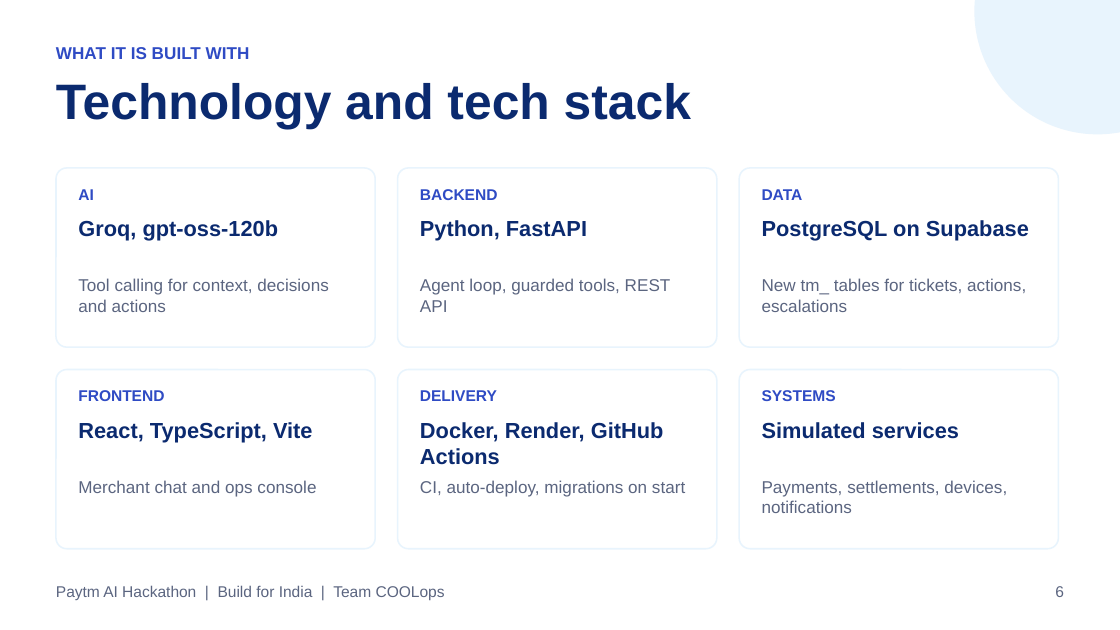
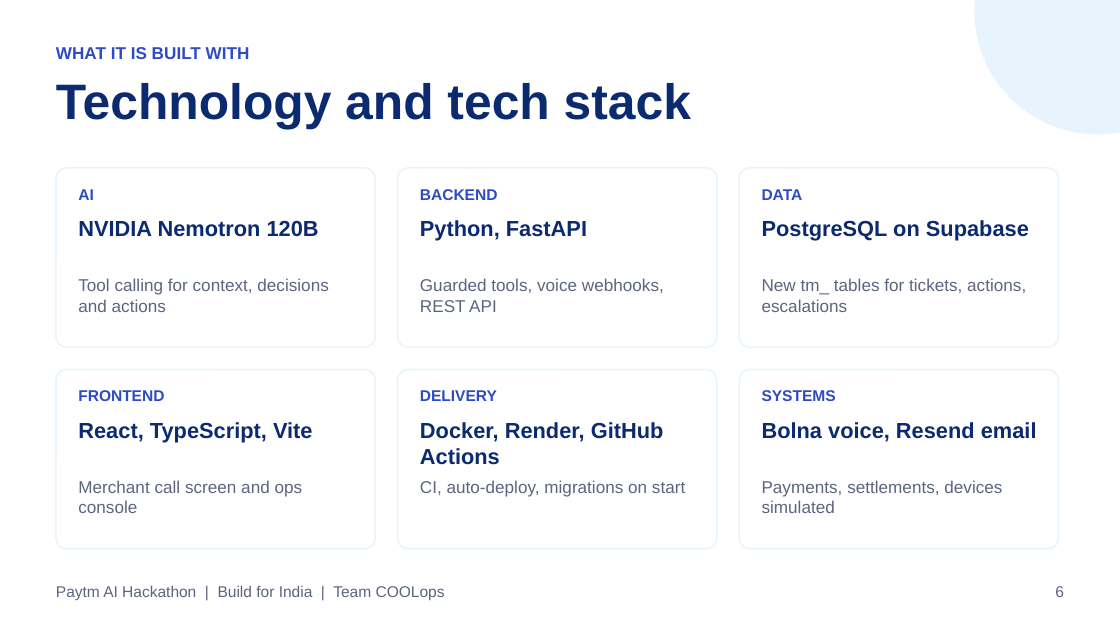
Before and after one commit to basudevghadai1999/paytm-ai-teammate, a slide deck: slide 6 of Paytm_AI_Teammate.pptx. Drawn at 1120x630 pixels with LibreOffice and Linux fonts; fonts in the diff are those of the drawing. Boxes give left, top, right and bottom in pixels: in the first picture for what was removed or moved away, otherwise in the second. Text is boxed around its words. In the diff, an @@ line names an element or a change of style, - is before the commit and + after.

```diff
--- a/Paytm_AI_Teammate.pptx
+++ b/Paytm_AI_Teammate.pptx
@@ text at box(78, 220, 319, 237): text changed @@
-Groq, gpt-oss-120b
+NVIDIA Nemotron 120B
@@ text at box(420, 278, 664, 312): text changed @@
-Agent loop, guarded tools, REST API
+Guarded tools, voice webhooks, REST API
@@ text at box(762, 422, 1037, 442): text changed @@
-Simulated services
+Bolna voice, Resend email
@@ text at box(78, 480, 303, 513): text changed @@
-Merchant chat and ops console
+Merchant call screen and ops console
@@ text at box(762, 480, 1002, 513): text changed @@
-Payments, settlements, devices, notifications
+Payments, settlements, devices simulated
```
Also in this commit, not shown: 6 other slides changed, 8 other files.
